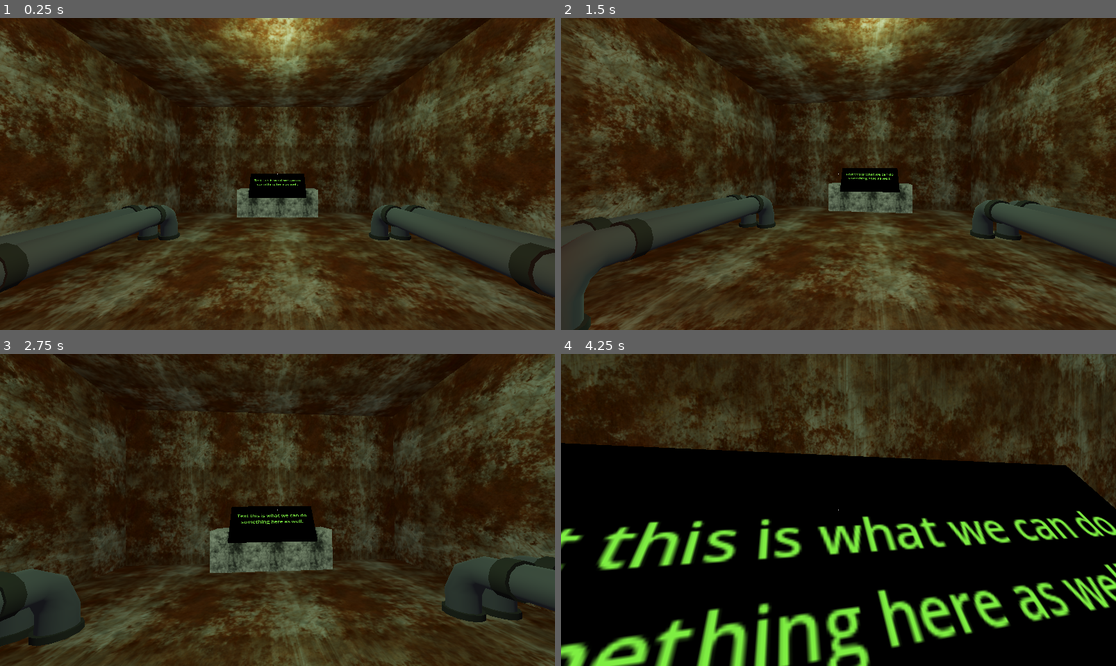
Above: before the commit, frames 1-4 (two rows, left to right).
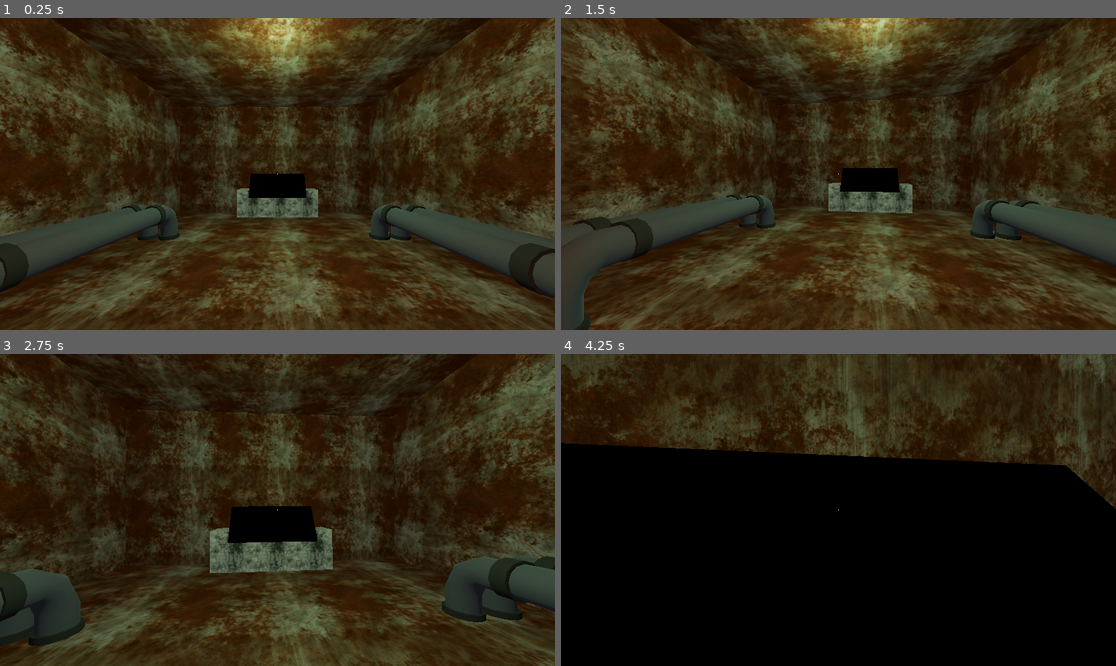
Above: after the commit, the same moments.

Repository: dcgamejams/bubblegate
Game: Godot game, scene res://Main.tscn
Two runs of this game, one before a commit and one after it. Both use one fixed random seed, a clock stepped at 60 frames per second and the inputs below.
Inputs (mouse positions are in pixels of both pictures, inside the frame that each line leads up to):
- Up to frame 1 (0.25 s): no input
- Up to frame 2 (1.5 s): tap Enter (ui_accept) at 0.5, 0.77 s; move the mouse to (866, 174) at 0.52 s; hold Up (ui_up) from 0.53 s (still down); tap C (crouch) at 0.6 s; move the mouse to (810, 174) at 1.27 s; tap Shift (sprint) at 1.35 s
- Up to frame 3 (2.75 s): keep holding Up (ui_up); tap Enter (ui_accept) at 1.52 s; move the mouse to (288, 503) at 2.02 s; tap C (crouch) at 2.1 s
- Up to frame 4 (4.25 s): keep holding Up (ui_up); move the mouse to (832, 516) at 2.77 s; tap Shift (sprint) at 2.85 s; tap Enter (ui_accept) at 3.02, 3.77 s; move the mouse to (877, 513) at 3.52 s; tap C (crouch) at 3.6 s

The runs differ from the first frame. In frame 1, less than 0.1% of the frame differs, in the area x 45-99%, y 51-90%; in frame 2, less than 0.1%; in frame 3, 0.1%; in frame 4, 13%, in the area x 0-100%, y 50-100%.

Commit message:
added terminal

Diff:
--- a/assets/scenes/Sub.tscn
+++ b/assets/scenes/Sub.tscn
@@ -8,6 +8,7 @@
 albedo_color = Color(0, 0, 0, 1)
 
 [sub_resource type="BoxMesh" id="BoxMesh_a1l7c"]
+resource_local_to_scene = true
 material = SubResource("StandardMaterial3D_ymio1")
 size = Vector3(2, 1, 0.05)
 
@@ -58,14 +59,6 @@
 
 [node name="Screen" type="Node3D" parent="."]
 transform = Transform3D(1, 0, 0, 0, 0.788011, 0.615662, 0, -0.615662, 0.788011, 0, -1.4188, -7.5322)
-
-[node name="Label3D" type="Label3D" parent="Screen"]
-transform = Transform3D(1, 0, 0, 0, 1, 0, 0, 0, 1, 0, -0.266179, 0.0450459)
-modulate = Color(0.133333, 0.819608, 0, 1)
-text = "Text this is what we can do
-something here as well."
-font_size = 26
-outline_size = 0
 
 [node name="MeshInstance3D" type="MeshInstance3D" parent="Screen"]
 transform = Transform3D(1, 0, 0, 0, 1, 0, 0, 0, 1, 0, -0.371735, 0)
@@ -167,4 +160,4 @@
 transform = Transform3D(1, 0, 0, 0, 1, 0, 0, 0, 1, -3.01348, -2.93419, -3.26281)
 
 [node name="Pipes2" parent="." instance=ExtResource("4_a1l7c")]
-transform = Transform3D(1, 0, 0, 0, 1, 0, 0, 0, 1, 2.84217, -2.93419, -3.26281)
+transform = Transform3D(1, 0, 0, 0, 1, 0, 0, 0, 1, 2.84218, -2.93469, -3.26278)
--- /dev/null
+++ b/assets/scenes/TerminalUI.gd
@@ -0,0 +1,15 @@
+extends Control
+
+var terminal_text = ""
+
+@onready var label = $Label
+
+# add text to the terminal
+func add_text(new_text: String) -> void:
+	terminal_text += new_text + "\n"
+	label.text = terminal_text
+
+# clear the terminal
+func clear_terminal() -> void:
+	terminal_text = ""
+	label.text = terminal_text
--- a/assets/scenes/TerminalUI.tscn
+++ b/assets/scenes/TerminalUI.tscn
@@ -1,3 +1,48 @@
-[gd_scene format=3 uid="uid://cihliwbnaea43"]
+[gd_scene load_steps=4 format=3 uid="uid://bsaw00dh7pex3"]
+
+[ext_resource type="Script" uid="uid://c6md7lt2nkwas" path="res://assets/scenes/TerminalUI.gd" id="1_wnack"]
+
+[sub_resource type="FontFile" id="FontFile_e0hcg"]
+subpixel_positioning = 0
+msdf_pixel_range = 14
+msdf_size = 128
+cache/0/16/0/ascent = 0.0
+cache/0/16/0/descent = 0.0
+cache/0/16/0/underline_position = 0.0
+cache/0/16/0/underline_thickness = 0.0
+cache/0/16/0/scale = 1.0
+cache/0/32/0/ascent = 0.0
+cache/0/32/0/descent = 0.0
+cache/0/32/0/underline_position = 0.0
+cache/0/32/0/underline_thickness = 0.0
+cache/0/32/0/scale = 1.0
+
+[sub_resource type="LabelSettings" id="LabelSettings_wnack"]
+font = SubResource("FontFile_e0hcg")
+font_size = 32
+font_color = Color(0, 1, 0, 1)
 
 [node name="TerminalUI" type="Node3D"]
+
+[node name="Control" type="Control" parent="."]
+layout_mode = 3
+anchors_preset = 0
+offset_right = 40.0
+offset_bottom = 40.0
+script = ExtResource("1_wnack")
+
+[node name="ColorRect" type="ColorRect" parent="Control"]
+layout_mode = 0
+offset_right = 1727.0
+offset_bottom = 966.0
+color = Color(0, 0, 0, 1)
+
+[node name="Label" type="Label" parent="Control"]
+layout_mode = 0
+offset_left = 15.0
+offset_top = 17.0
+offset_right = 1706.0
+offset_bottom = 946.0
+text = "Initializing Terminal..."
+label_settings = SubResource("LabelSettings_wnack")
+autowrap_mode = 3
Not shown, added: assets/scenes/TerminalUI.gd.uid
